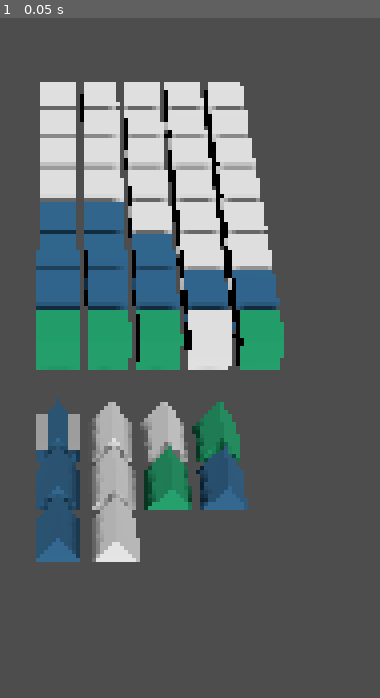
Above: before the commit, frame 1.
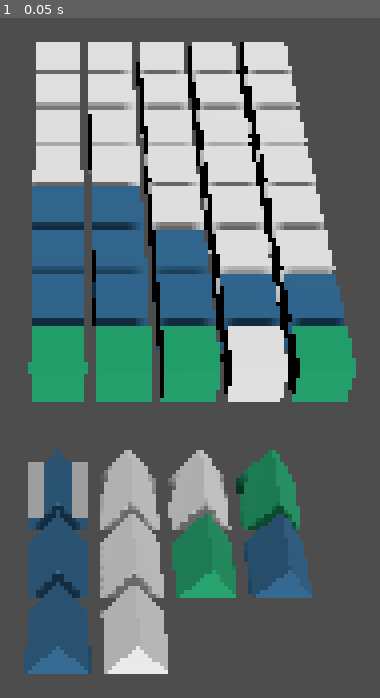
Above: after the commit, the same moment.

Repository: dariuszknappwr/Blaze-shooter
Game: Godot game, scene res://Scenes/main.tscn
The game is run twice, just before and just after one commit, with the same random seed, the same clock (stepped at 60 frames per second) and the same inputs.
Inputs:
- Up to frame 1 (0.05 s): no input

The runs differ from the first frame. In frame 1, 45% of the frame differs, in the area x 6-94%, y 3-97%.

Commit message:
add moving shooter to conveyor start

Diff:
--- a/Scenes/main.tscn
+++ b/Scenes/main.tscn
@@ -24,6 +24,10 @@
 script = ExtResource("6_21xkr")
 metadata/_custom_type_script = "uid://bu5wlhnmtwknd"
 
+[sub_resource type="Resource" id="Resource_d1ilt"]
+script = ExtResource("6_21xkr")
+metadata/_custom_type_script = "uid://bu5wlhnmtwknd"
+
 [sub_resource type="Resource" id="Resource_hptm8"]
 script = ExtResource("6_21xkr")
 metadata/_custom_type_script = "uid://bu5wlhnmtwknd"
@@ -31,7 +35,7 @@
 [node name="Main" type="Node3D"]
 
 [node name="Camera3D" type="Camera3D" parent="."]
-transform = Transform3D(1, 0, 0, 0, 0.7002368, 0.71391064, 0, -0.7139107, 0.7002368, 0, 22.266548, 25.605278)
+transform = Transform3D(1, 0, 0, 0, 0.7002368, 0.71391064, 0, -0.7139107, 0.7002368, 0, 17.443493, 21.293934)
 
 [node name="DirectionalLight3D" type="DirectionalLight3D" parent="."]
 transform = Transform3D(1, 0, 0, 0, 0.70710677, 0.70710677, 0, -0.70710677, 0.70710677, 0, 0, 0)
@@ -44,13 +48,14 @@
 cell_view_scene = ExtResource("2_bo1nx")
 grid_config = SubResource("Resource_kry3j")
 
-[node name="GameController" type="Node" parent="." node_paths=PackedStringArray("grid_view", "shooter_manager", "color_controller", "rackView")]
+[node name="GameController" type="Node" parent="." node_paths=PackedStringArray("grid_view", "shooter_manager", "color_controller", "conveyorView", "rackView")]
 script = ExtResource("3_jjvhh")
 legend = ExtResource("4_kry3j")
 grid_view = NodePath("../GridView")
 grid_config = SubResource("Resource_21xkr")
 shooter_manager = NodePath("../ShooterManager")
 color_controller = NodePath("../ColorController")
+conveyorView = NodePath("../ConveyorPathView")
 rackView = NodePath("../RackView")
 metadata/_custom_type_script = "uid://bd35n1nt0077u"
 
@@ -69,6 +74,7 @@
 
 [node name="ConveyorPathView" type="Node3D" parent="."]
 script = ExtResource("9_d1ilt")
+grid_config = SubResource("Resource_d1ilt")
 
 [node name="RackView" type="Node3D" parent="."]
 transform = Transform3D(1, 0, 0, 0, 1, 0, 0, 0, 1, 0, 0, 11)
--- a/Scripts/Controller/GameController.gd
+++ b/Scripts/Controller/GameController.gd
@@ -7,6 +7,7 @@
 @export var grid_config: GridConfig
 @export var shooter_manager: ShooterManager
 @export var color_controller: ColorController
+@export var conveyorView: ConveyorPathView
 var conveyor: ConveyorPath
 var rack: Rack
 var bench: Bench
@@ -40,6 +41,7 @@
 	shooter_manager.shooter_entered_bench.connect(bench.add_shooter)
 
 	conveyor.initialize(grid)
+	conveyorView.setup(conveyor, grid)
 
 	rackView.setup(rack)
 	shooter_manager.spawn_default_shooters(rack, conveyor)
--- a/Scripts/View/ConveyorPathView.gd
+++ b/Scripts/View/ConveyorPathView.gd
@@ -1,11 +1,22 @@
 extends Node3D
 class_name ConveyorPathView
 
+@export var padding_between_grid: int = 1
+@export var grid_config: GridConfig
 var conveyor_path: ConveyorPath
 var grid: Grid
 
-func setup(path: ConveyorPath, grid: Grid):
+
+func setup(path: ConveyorPath, grid_data: Grid):
 	conveyor_path = path
+	grid = grid_data
 
 func get_conveyor_start_world_position():
-	return position
+	var grid_size = grid.get_grid_size()
+	var array_offset = 1 #grid of size 6 withh return 5 (from 0 to 5) so we add 1
+	var grid_length = grid_size.y + array_offset
+	var grid_length_with_padding = grid_length * grid_config.cell_size
+	var last_cell_in_grid = Vector2(0,grid_length_with_padding)
+	var down_left_corner = Vector2(-1,-1) * grid_config.cell_size
+	var starting_position = last_cell_in_grid + down_left_corner * padding_between_grid
+	return Vector3(starting_position.x, 0, starting_position.y)
Not shown: 1 places in Scenes/main.tscn that only renumber resources
